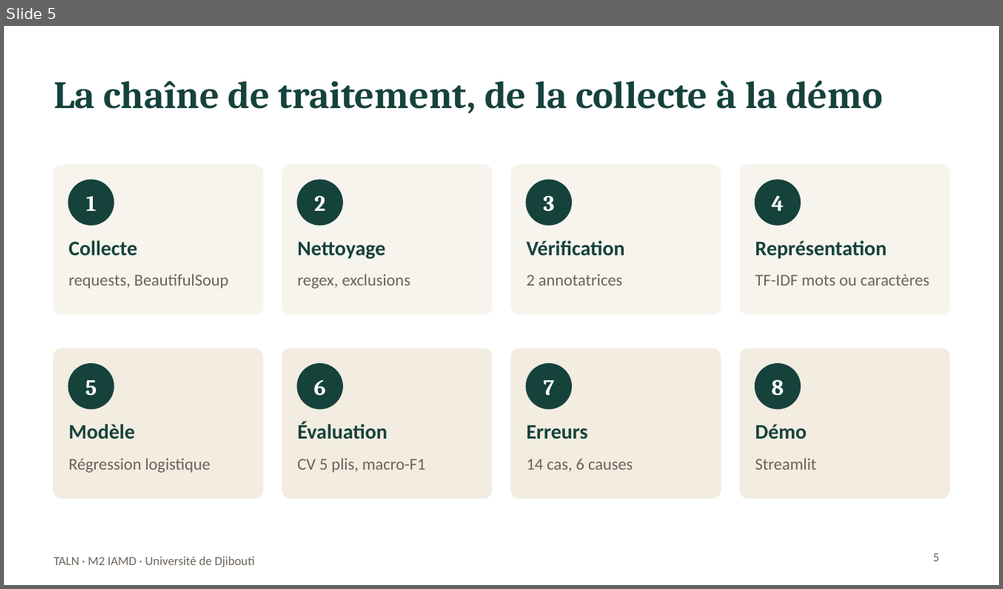
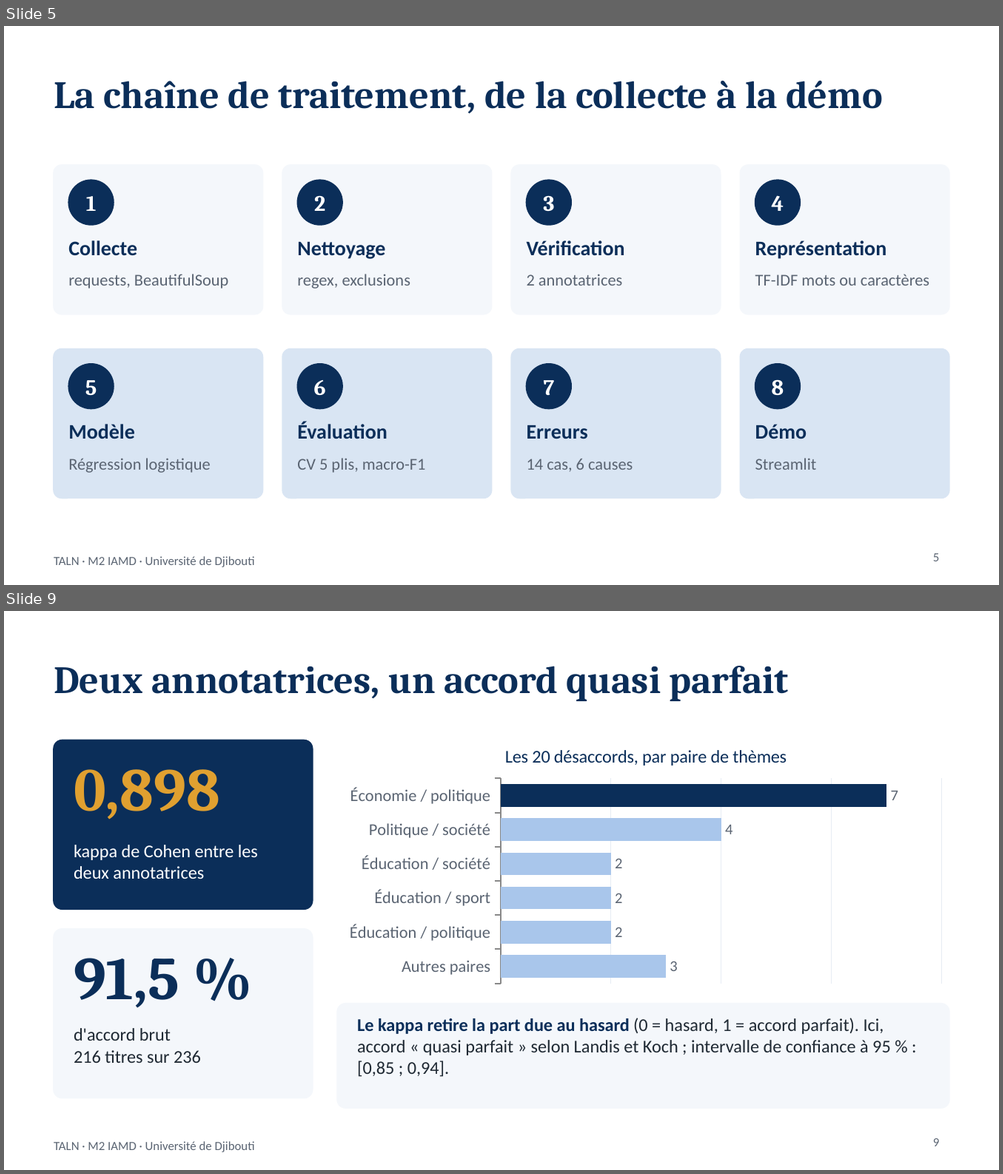
Before and after one commit to fatouu50/taln-classification-djibouti, a slide deck: rapport/Soutenance_TALN_Classification_thematique.pptx. Shown one above the other, each under a label of ours: slide 5 before the commit, slides 5 and 9 after it; the slides between them are not shown. The pictures are 1003x589 and 1003x1174 pixels, drawn with LibreOffice and Linux fonts; fonts in the diff are those of the drawing. Boxes give left, top, right and bottom in pixels: in the first picture for what was removed or moved away, otherwise in the second. Text is boxed around its words. In the diff, an @@ line names an element or a change of style, - is before the commit and + after.

```diff
--- a/rapport/Soutenance_TALN_Classification_thematique.pptx
+++ b/rapport/Soutenance_TALN_Classification_thematique.pptx
@@ slide 9 added at (x1=4, y1=611, x2=999, y2=1170), background #FFFFFF; not listed: 1 template element that a slide beside it also shows @@
@@ title added at (x1=54, y1=666, x2=788, y2=701), 28 pt, text #0B2E59, bold @@
+Deux annotatrices, un accord quasi parfait
@@ rounded rectangle added at (x1=54, y1=741, x2=313, y2=909), fill #0B2E59, outline #0B2E59 1 pt @@
@@ bar chart added at (x1=337, y1=730, x2=954, y2=989) @@
+title "Les 20 désaccords, par paire de thèmes"
+categories: Économie / politique, Politique / société, Éducation / société, Éducation / sport, Éducation / politique, Autres paires
+Series 1: 7, 4, 2, 2, 2, 3
@@ text added at (x1=74, y1=769, x2=220, y2=820), 44 pt, text #E0A030, bold @@
+0,898
@@ text added at (x1=74, y1=845, x2=258, y2=879), 13 pt, text #FFFFFF @@
+kappa de Cohen entre les deux annotatrices
@@ rounded rectangle added at (x1=54, y1=929, x2=313, y2=1099), fill #F4F7FB, outline #F4F7FB 1 pt @@
@@ text added at (x1=74, y1=958, x2=179, y2=1008), 44 pt, text #0B2E59, bold @@
+91,5 %
@@ rounded rectangle added at (x1=337, y1=1004, x2=949, y2=1108), fill #F4F7FB, outline #F4F7FB 1 pt @@
@@ text added at (x1=74, y1=1028, x2=201, y2=1063), 13 pt, text #1F2933 @@
+d'accord brut
+216 titres sur 236
@@ text added at (x1=357, y1=1018, x2=891, y2=1077), 13 pt, text #1F2933 @@
+Le kappa retire la part due au hasard (0 = hasard, 1 = accord parfait). Ici, accord « quasi parfait » selon Landis et Koch ; intervalle de confiance à 95 % : [0,85 ; 0,94].
@@ page number added at (x1=933, y1=1139, x2=939, y2=1147), 9 pt, text #5A6472 @@
+9
@@ slide 5 changed as well @@
@@ fill #F7F4EE to #F4F7FB; outline #F7F4EE 1 pt to #F4F7FB 1 pt in 4 elements at (x1=54, y1=165, x2=262, y2=315), (x1=282, y1=165, x2=492, y2=315), (x1=511, y1=165, x2=720, y2=315), (x1=740, y1=165, x2=949, y2=315) @@
@@ fill #F2ECE1 to #D9E5F3; outline #F2ECE1 1 pt to #D9E5F3 1 pt in 4 elements at (x1=54, y1=349, x2=262, y2=498), (x1=282, y1=349, x2=492, y2=498), (x1=511, y1=349, x2=720, y2=498), (x1=740, y1=349, x2=949, y2=498) @@
@@ fill #16423C to #0B2E59; outline #16423C 1 pt to #0B2E59 1 pt in 8 elements at (x1=68, y1=180, x2=114, y2=225), (x1=297, y1=180, x2=342, y2=225), (x1=526, y1=180, x2=571, y2=225), (x1=755, y1=180, x2=800, y2=225), (x1=68, y1=364, x2=114, y2=409), (x1=297, y1=364, x2=342, y2=409), (x1=526, y1=364, x2=571, y2=409), (x1=755, y1=364, x2=800, y2=409) @@
@@ text colour #16423C to #0B2E59 in 9 elements at (x1=54, y1=80, x2=882, y2=113), (x1=68, y1=241, x2=137, y2=256), (x1=297, y1=242, x2=385, y2=259), (x1=526, y1=241, x2=625, y2=256), (x1=755, y1=241, x2=887, y2=259), (x1=68, y1=424, x2=135, y2=439), (x1=297, y1=422, x2=387, y2=439), (x1=526, y1=426, x2=588, y2=439), (x1=755, y1=424, x2=806, y2=439) @@
@@ text colour #6B6259 to #5A6472 in 10 elements at (x1=68, y1=274, x2=228, y2=289), (x1=297, y1=274, x2=410, y2=289), (x1=526, y1=274, x2=622, y2=286), (x1=755, y1=274, x2=929, y2=286), (x1=68, y1=458, x2=210, y2=473), (x1=297, y1=458, x2=426, y2=473), (x1=526, y1=459, x2=632, y2=472), (x1=755, y1=458, x2=817, y2=470), (x1=54, y1=557, x2=255, y2=568), (x1=933, y1=554, x2=939, y2=562) @@
```
Also in this commit, not shown: 9 other slides changed, 1 other slide added, 2 other files.
